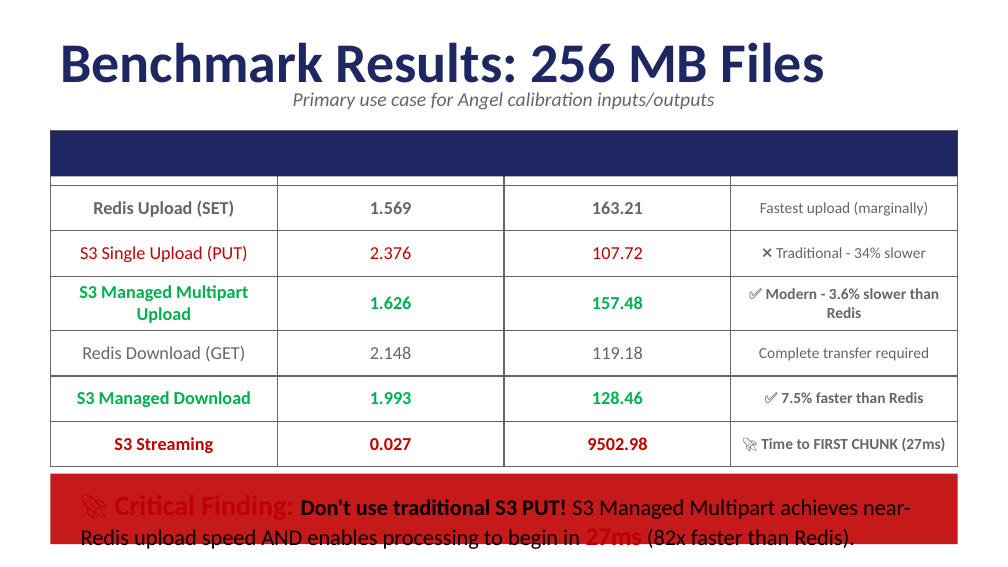
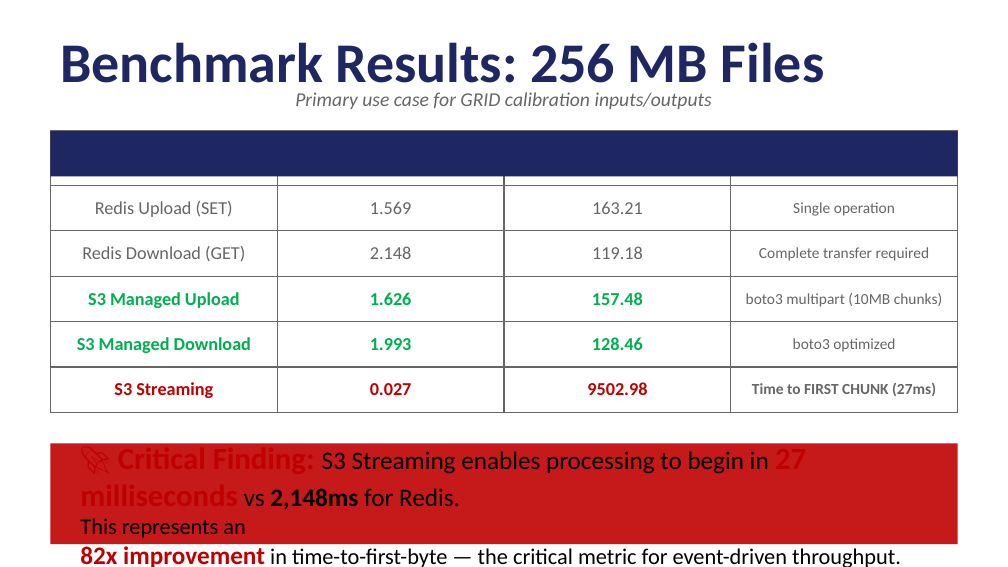
Before and after one commit to angelbus/tekton-api, a slide deck: slide 5 of docs/Redis vs s3 complete analysis.pptx (slide 6 before the commit). Drawn at 1008x567 pixels with LibreOffice and Linux fonts; fonts in the diff are those of the drawing. Boxes give left, top, right and bottom in pixels: in the first picture for what was removed or moved away, otherwise in the second. Text is boxed around its words. In the diff, an @@ line names an element or a change of style, - is before the commit and + after.

```diff
--- a/docs/Redis vs s3 complete analysis.pptx
+++ b/docs/Redis vs s3 complete analysis.pptx
@@ text at [295,92,712,109]: text changed @@
-Primary use case for Angel calibration inputs/outputs
+Primary use case for GRID calibration inputs/outputs
@@ table at [50,131,958,413] @@
-row 2: Redis Upload (SET) | 1.569 | 163.21 | Fastest upload (marginally)
-row 3: S3 Single Upload (PUT) | 2.376 | 107.72 | ❌ Traditional - 34% slower
-row 4: S3 Managed Multipart Upload | 1.626 | 157.48 | ✅ Modern - 3.6% slower than Redis
+row 2: Redis Upload (SET) | 1.569 | 163.21 | Single operation
-row 6: S3 Managed Download | 1.993 | 128.46 | ✅ 7.5% faster than Redis
-row 7: S3 Streaming | 0.027 | 9502.98 | 🚀 Time to FIRST CHUNK (27ms)
+row 4: S3 Managed Upload | 1.626 | 157.48 | boto3 multipart (10MB chunks)
+row 5: S3 Managed Download | 1.993 | 128.46 | boto3 optimized
+row 6: S3 Streaming | 0.027 | 9502.98 | Time to FIRST CHUNK (27ms)
@@ rectangle: place and size @@
-rectangle at [50,474,958,544]
+rectangle at [50,444,958,544]
@@ text at [80,443,901,567]: text changed @@
-🚀 Critical Finding: Don't use traditional S3 PUT! S3 Managed Multipart achieves near-Redis upload speed AND enables processing to begin in 27ms (82x faster than Redis).
+🚀 Critical Finding: S3 Streaming enables processing to begin in 27 milliseconds vs 2,148ms for Redis.
+This represents an
+82x improvement in time-to-first-byte — the critical metric for event-driven throughput.
```
Also in this commit, not shown: 14 other slides changed.
